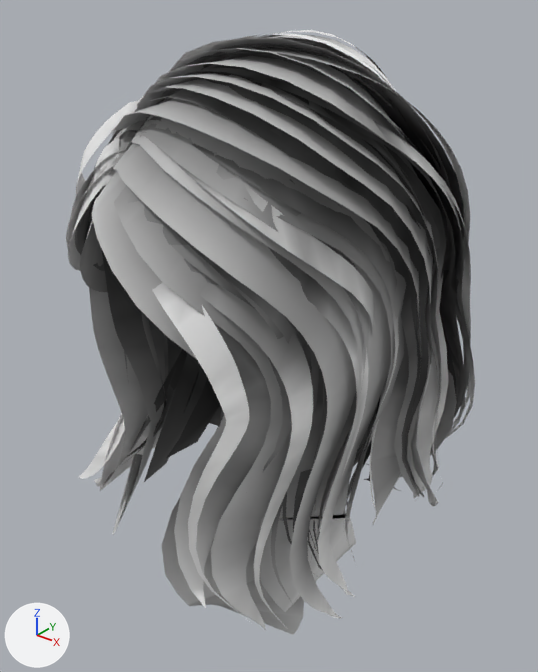
Two versions of the glTF model Mesh/Parts/Hair/ShortHair/ShortHair.glb, one commit apart.
Before and after are seen from a camera (50 mm lens) standing at (0.292, -0.372, 0.268) and looking at (0.006, -0.015, 0.046). Arrows for +X, +Y and +Z are at lower left; the lights stay in place. The picture after the commit comes second. Vertices at exactly the same position are counted once.

Script lines for the objects in view, before the commit:
```python
me_headscalp_hs_transfer_001 = bpy.data.meshes.new('headScalp_hs_transfer.001')
me_headscalp_hs_transfer_001.from_pydata(...)  # 10782 vertices, 10346 faces; spans x -0.125..0.138, y -0.154..0.135, z -0.123..0.239
me_headscalp_hs_transfer_001.materials.append(mat_ht_default_material)
ob_shorthair = bpy.data.objects.new('ShortHair', me_headscalp_hs_transfer_001)
ob_shorthair.location = (0.0, 0.0, 0.0)
```
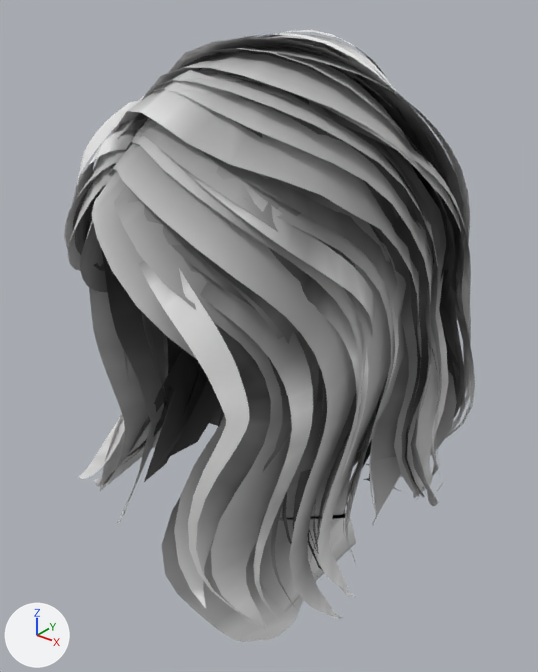
Changed parts and their boxes [x1, y1, x2, y2] in the pictures (538 x 672 px):
'ShortHair', reshaped
    before: [66, 30, 475, 635]
    after: [64, 30, 475, 642]
part 1 of me_headscalp_hs_transfer_001, built on
    before: [66, 56, 461, 635]
    after: [64, 32, 475, 642]
part 2 of me_headscalp_hs_transfer_001, edited (looks the same)
    both: [68, 35, 473, 627]

Diff of the bpy script that builds the scene:
```diff
--- a/Mesh/Parts/Hair/ShortHair/ShortHair.glb.py
+++ b/Mesh/Parts/Hair/ShortHair/ShortHair.glb.py
@@ me_headscalp_hs_transfer_001 @@
 # used by ob_shorthair; location = (0.0, 0.0, 0.0)
-me_headscalp_hs_transfer_001.from_pydata(...)  # 10782 vertices, 10346 faces; spans x -0.125..0.138, y -0.154..0.135, z -0.123..0.239
+me_headscalp_hs_transfer_001.from_pydata(...)  # 21564 vertices, 20692 faces; spans x -0.125..0.138, y -0.154..0.135, z -0.128..0.239
+# me_headscalp_hs_transfer_001 part 1: 4 vertices moved within x -0.029..0.096, y -0.093..0.006, z 0.173..0.223; 175 vertices removed from x -0.119..0.112, y -0.14..0.043, z -0.123..0.226; 10957 vertices added at x -0.125..0.138, y -0.154..0.135, z -0.128..0.238
+# me_headscalp_hs_transfer_001 part 2: 6998 kept faces spanning x -0.122..0.138, y -0.154..0.13, z -0.09..0.237 get new vertex colours; the middle colour goes from grey #878787 to grey #868686
 me_headscalp_hs_transfer_001.materials.append(mat_ht_default_material)
```
